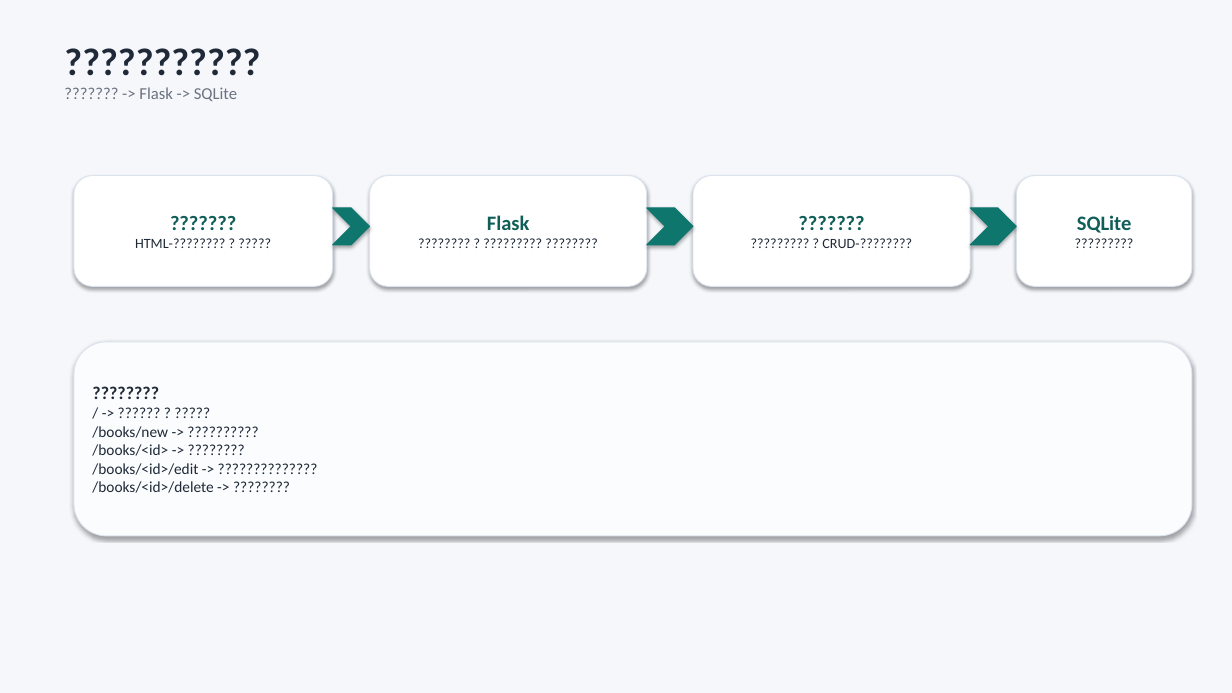
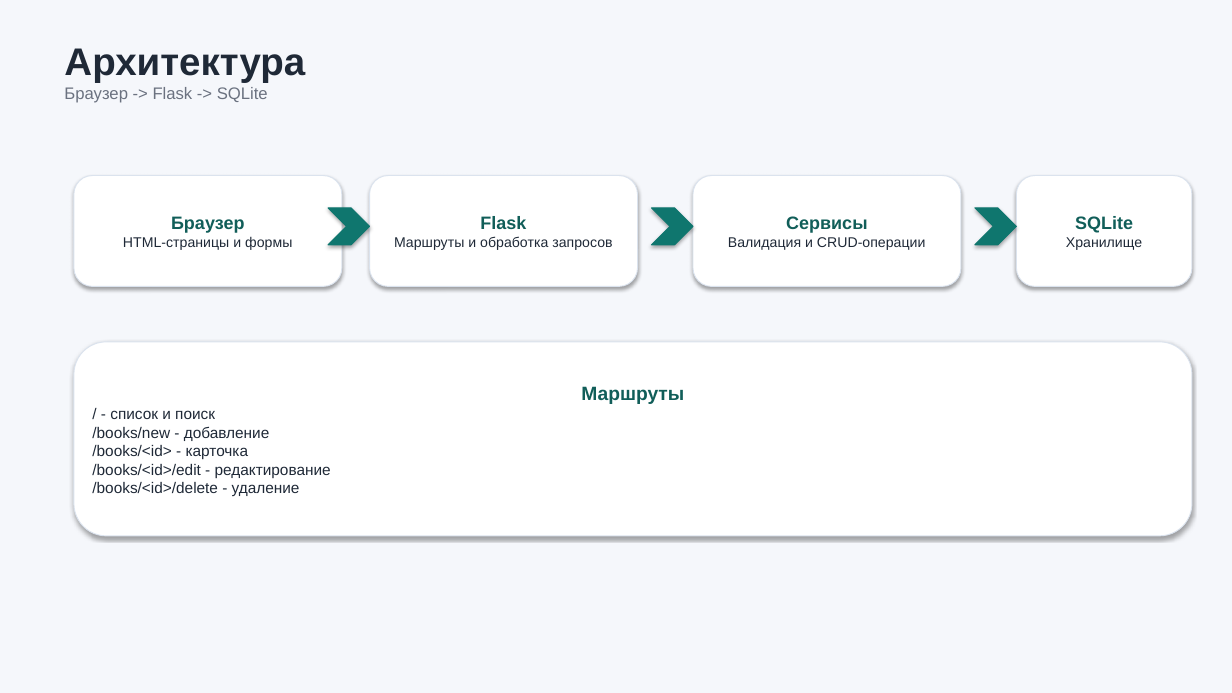
Before and after one commit to chikkopitch/book-tracker, a slide deck: slide 3 of presentation.pptx. Drawn at 1232x693 pixels with LibreOffice and Linux fonts; fonts in the diff are those of the drawing. Boxes give left, top, right and bottom in pixels: in the first picture for what was removed or moved away, otherwise in the second. Text is boxed around its words. In the diff, an @@ line names an element or a change of style, - is before the commit and + after.

```diff
--- a/presentation.pptx
+++ b/presentation.pptx
@@ text at (x1=64, y1=48, x2=305, y2=103): text changed; font Calibri to Arial @@
-???????????
-??????? -> Flask -> SQLite
+Архитектура
+Браузер -> Flask -> SQLite
@@ rounded rectangle "Браузер" resized from (x1=74, y1=176, x2=333, y2=287) to (x1=74, y1=176, x2=342, y2=287) @@
@@ rounded rectangle "Flask" resized from (x1=370, y1=176, x2=647, y2=287) to (x1=370, y1=176, x2=638, y2=287) @@
@@ rounded rectangle "Сервисы" resized from (x1=693, y1=176, x2=970, y2=287) to (x1=693, y1=176, x2=961, y2=287) @@
@@ chevron resized from (x1=333, y1=208, x2=370, y2=245) to (x1=328, y1=208, x2=370, y2=245) @@
@@ chevron resized from (x1=647, y1=208, x2=693, y2=245) to (x1=652, y1=208, x2=693, y2=245) @@
@@ chevron resized from (x1=970, y1=208, x2=1017, y2=245) to (x1=975, y1=208, x2=1017, y2=245) @@
@@ text in rounded rectangle at (x1=123, y1=216, x2=292, y2=250): text changed; font Calibri to Arial @@
-???????
-HTML-???????? ? ?????
+Браузер
+HTML-страницы и формы
@@ text in rounded rectangle at (x1=394, y1=236, x2=612, y2=250): text changed; font Calibri to Arial @@
-???????? ? ????????? ????????
+Маршруты и обработка запросов
@@ text in rounded rectangle at (x1=480, y1=216, x2=526, y2=229): size 16 to 14 pt, font Calibri to Arial in "Flask" @@
@@ text in rounded rectangle at (x1=728, y1=216, x2=926, y2=250): text changed; font Calibri to Arial @@
-???????
-????????? ? CRUD-????????
+Сервисы
+Валидация и CRUD-операции
@@ text in rounded rectangle at (x1=1066, y1=237, x2=1142, y2=250): text changed; font Calibri to Arial @@
-?????????
+Хранилище
@@ text in rounded rectangle at (x1=1075, y1=216, x2=1133, y2=233): size 16 to 14 pt, font Calibri to Arial in "SQLite" @@
@@ rounded rectangle "Маршруты" at (x1=74, y1=342, x2=1192, y2=536): fill #FAFCFD to #FFFFFF @@
@@ text in rounded rectangle at (x1=92, y1=386, x2=684, y2=496): text changed; font Calibri to Arial @@
-????????
-/ -> ?????? ? ?????
-/books/new -> ??????????
-/books/<id> -> ????????
-/books/<id>/edit -> ??????????????
-/books/<id>/delete -> ????????
+Маршруты
+/ - список и поиск
+/books/new - добавление
+/books/<id> - карточка
+/books/<id>/edit - редактирование
+/books/<id>/delete - удаление
```
Also in this commit, not shown: 3 other slides changed, 1 slide added, 1 slide removed.
